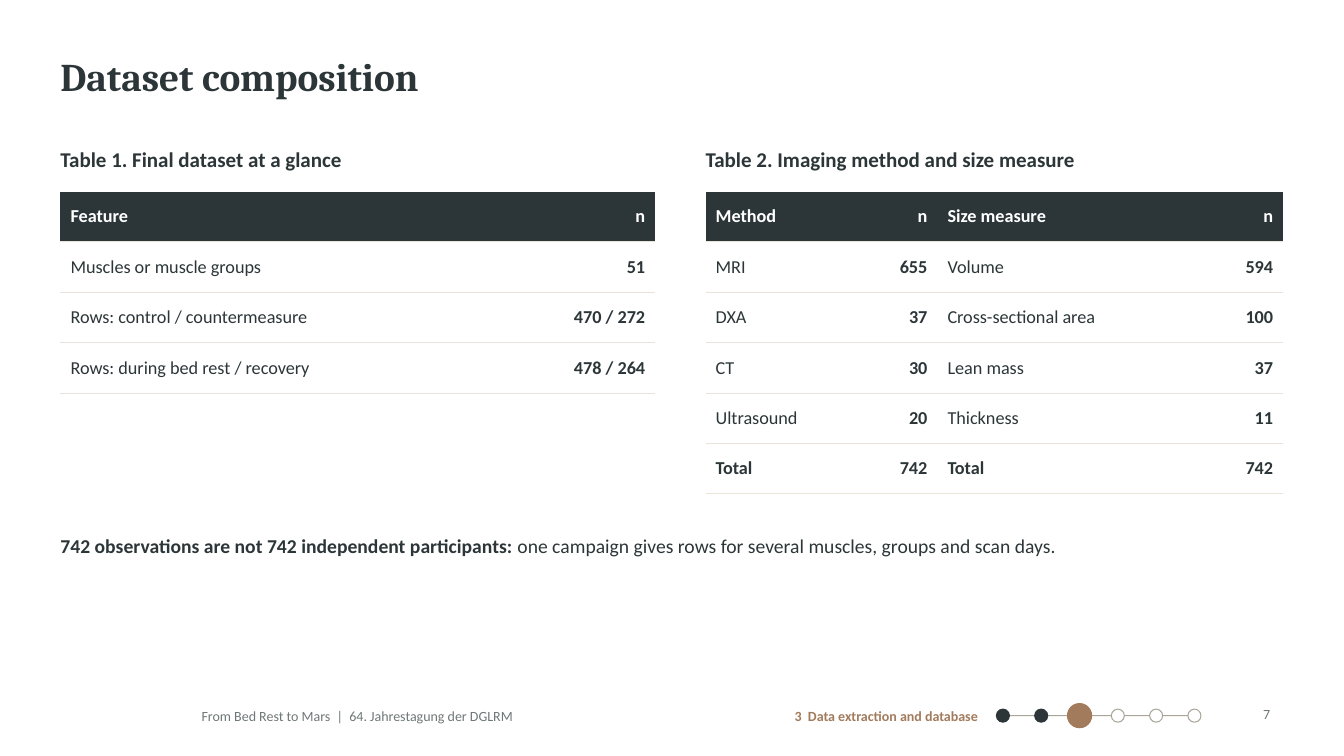
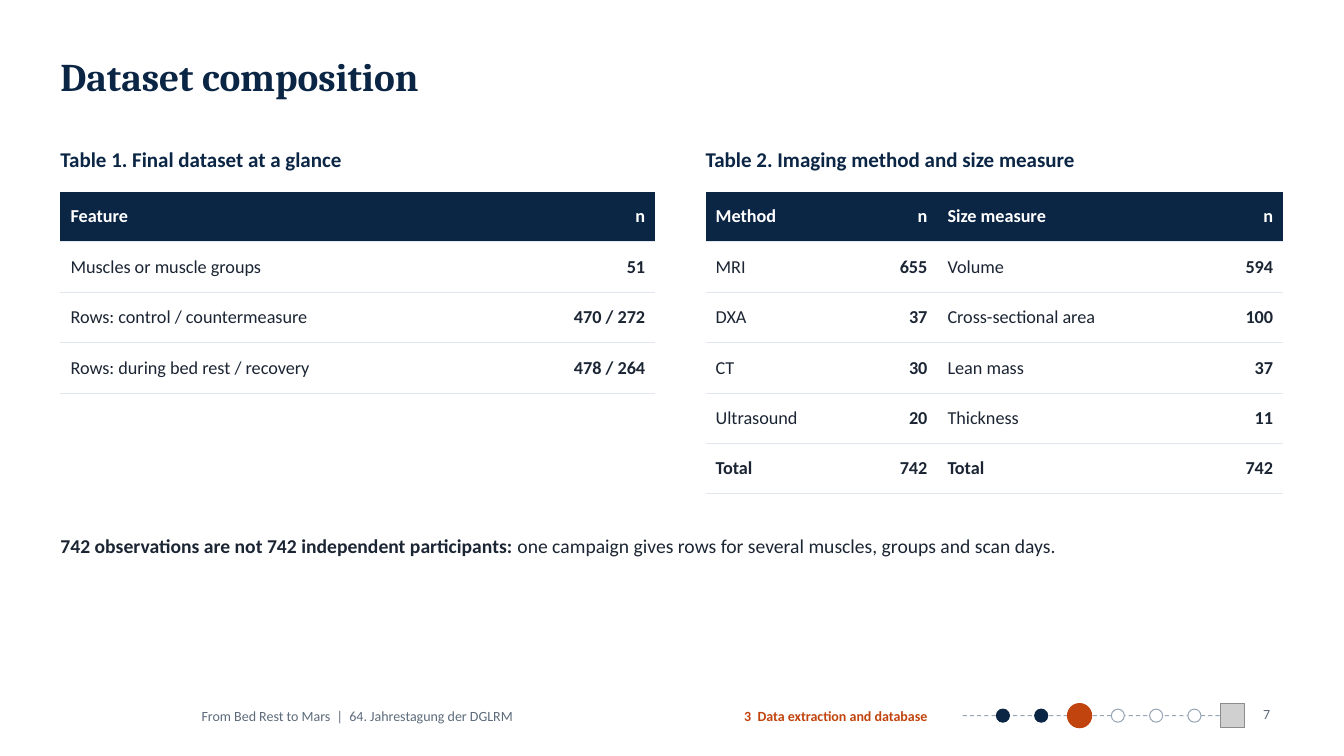
Before and after one commit to MiladBahariQaragoz/BedrestToMars, a slide deck: slide 7 of presentation/bed-rest-to-mars-talk.pptx. Drawn at 1344x756 pixels with LibreOffice and Linux fonts; fonts in the diff are those of the drawing; grey boxes stand for pictures; background and template pictures are left out. Boxes give left, top, right and bottom in pixels: in the first picture for what was removed or moved away, otherwise in the second. Text is boxed around its words. In the diff, an @@ line names an element or a change of style, - is before the commit and + after.

```diff
--- a/presentation/bed-rest-to-mars-talk.pptx
+++ b/presentation/bed-rest-to-mars-talk.pptx
@@ text colour #2C3639 to #0B2545 in 3 elements at bbox=[60, 64, 418, 100], bbox=[60, 152, 341, 171], bbox=[706, 152, 1074, 171] @@
@@ table at bbox=[60, 192, 655, 381] @@
@@ fill #2C3639 to #0B2545 in row 1 @@
@@ text colour #2C3639 to #1B2533 @@
@@ borders changed @@
@@ table at bbox=[706, 192, 1284, 478] @@
@@ fill #2C3639 to #0B2545 in row 1 @@
@@ text colour #2C3639 to #1B2533 in "MRI", "655", "Volume", "594" and 16 more places @@
@@ borders changed @@
@@ text "742 observations are not 742 ..." at bbox=[60, 539, 1056, 557]: text colour #2C3639 to #1B2533 @@
@@ text "From Bed Rest to Mars ..." at bbox=[202, 711, 513, 724]: text colour #6F7877 to #5D6B7B @@
@@ text "3 Data extraction and database": place and size @@
-text "3 Data extraction and database" at bbox=[795, 711, 978, 721]
+text "3 Data extraction and database" at bbox=[744, 711, 928, 721]
@@ text "3 Data extraction and database" at bbox=[744, 711, 928, 721]: text colour #A27B5C to #C1440E @@
@@ line moved from (1003, 716) - (1195, 716) to (963, 716) - (1233, 716) @@
@@ line (963, 716) - (1233, 716): stroke #A9A598 0.75 pt to #98A6B5 0.75 pt dashed @@
@@ ellipse: place and size @@
-ellipse at bbox=[1068, 704, 1092, 728]
+ellipse at bbox=[996, 710, 1009, 723]
@@ ellipse at bbox=[996, 710, 1009, 723]: fill #A27B5C to #0B2545; outline #A27B5C 0.75 pt to #0B2545 0.75 pt @@
@@ ellipse: place and size @@
-ellipse at bbox=[1112, 710, 1125, 723]
+ellipse at bbox=[1035, 710, 1049, 723]
@@ ellipse at bbox=[1035, 710, 1049, 723]: fill #FFFFFF to #0B2545; outline #A9A598 0.75 pt to #0B2545 0.75 pt @@
@@ ellipse: place and size @@
-ellipse at bbox=[1149, 710, 1163, 723]
+ellipse at bbox=[1068, 704, 1092, 728]
@@ ellipse at bbox=[1068, 704, 1092, 728]: fill #FFFFFF to #C1440E; outline #A9A598 0.75 pt to #C1440E 0.75 pt @@
@@ ellipse: place and size @@
-ellipse at bbox=[1189, 710, 1202, 723]
+ellipse at bbox=[1112, 710, 1125, 723]
@@ ellipse at bbox=[1112, 710, 1125, 723]: outline #A9A598 0.75 pt to #98A6B5 0.75 pt @@
@@ ellipse: place and size @@
-ellipse at bbox=[1035, 710, 1049, 723]
+ellipse at bbox=[1149, 710, 1163, 723]
@@ ellipse at bbox=[1149, 710, 1163, 723]: fill #2C3639 to #FFFFFF; outline #2C3639 0.75 pt to #98A6B5 0.75 pt @@
@@ ellipse at bbox=[1189, 710, 1202, 723]: fill #2C3639 to #FFFFFF; outline #2C3639 0.75 pt to #98A6B5 0.75 pt @@
@@ ellipse: place and size @@
-ellipse at bbox=[996, 710, 1009, 723]
+ellipse at bbox=[1189, 710, 1202, 723]
@@ picture added at bbox=[1221, 704, 1245, 728] @@
@@ page number at bbox=[1263, 710, 1270, 719]: text colour #6F7877 to #5D6B7B @@
```
Also in this commit, not shown: 17 other slides changed, 17 other files.
